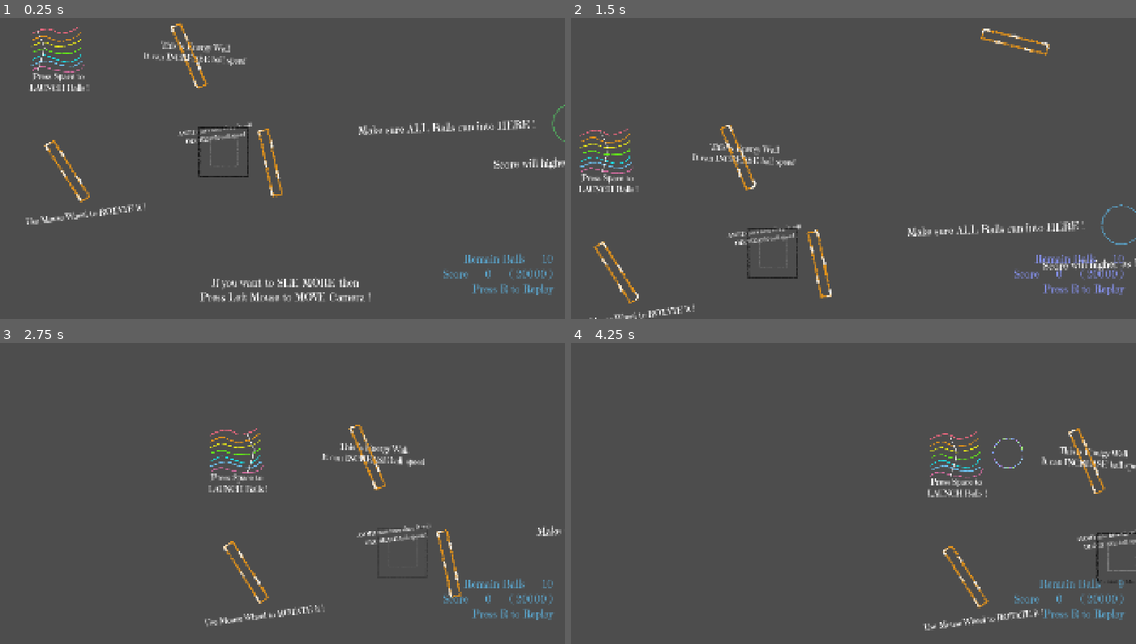
Above: before the commit, frames 1-4 (two rows, left to right).
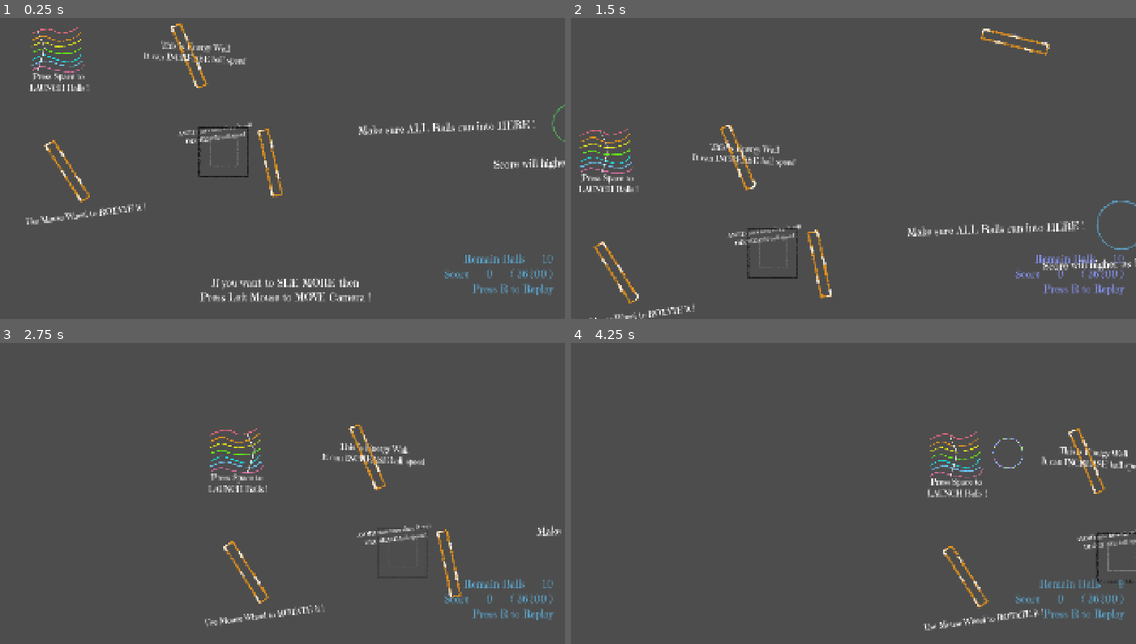
Above: after the commit, the same moments.

Repository: KuthorX/element-maze
Game: Godot game, scene res://node_2d.tscn
Same seed, same stepped clock (60 frames per second), same inputs: the game is played once before the commit and once after it.
Inputs (mouse positions are in pixels of both pictures, inside the frame that each line leads up to):
- Up to frame 1 (0.25 s): no input
- Up to frame 2 (1.5 s): tap R at 0.5, 1.25 s; drag from (763, 54) to (638, 171) at 0.52 s; drag from (723, 276) to (1023, 237) at 1.27 s
- Up to frame 3 (2.75 s): tap R at 2, 2.1 s; move the mouse to (248, 571) at 2.02 s; click (248, 571) at 2.17 s
- Up to frame 4 (4.25 s): tap R at 2.75, 3.5, 3.6 s; drag from (825, 547) to (972, 553) at 2.77 s; move the mouse to (1023, 532) at 3.52 s; click (1023, 532) at 3.67 s; tap Enter (ui_accept) at 3.77 s

The runs differ from the first frame. In frame 1, 0.2% of the frame differs, in the area x 78-97%, y 83-87%; in frame 2, 0.4%, in the area x 78-100%, y 60-87%; in frame 3, 0.2%; in frame 4, 0.2%.

Commit message:
fix: collision map

Diff:
--- a/node_2d.tscn
+++ b/node_2d.tscn
@@ -102,7 +102,7 @@
 [node name="TargetValue" type="Label" parent="CanvasLayer/LevelState/CommonLabelGroup/VBoxContainer/Score"]
 layout_mode = 2
 theme = ExtResource("4_hqns4")
-text = "( 20000 )"
+text = "( 36200 )"
 
 [node name="Label" type="Label" parent="CanvasLayer/LevelState/CommonLabelGroup/VBoxContainer"]
 layout_mode = 2
@@ -190,6 +190,8 @@
 position = Vector2(1944.0001, 412.00003)
 rotation = -0.0025059893
 scale = Vector2(0.1, 0.1)
+collision_mask = 3
+priority = 99
 script = ExtResource("3_4d7sh")
 gradient_colors = Array[Color]([Color(0.3215116, 0.69067013, 0.37347743, 1), Color(0.35421458, 0.6346909, 0.7854926, 1), Color(0.5170341, 0.561762, 0.9152247, 1), Color(0.3529412, 0.63529414, 0.78431374, 1)])
 scale_values = Array[float]([0.8, 1.0, 1.2, 1.0])
--- a/project.godot
+++ b/project.godot
@@ -14,8 +14,6 @@
 config/version="0.0.1"
 run/main_scene="uid://l5rjn8rcbgs7"
 config/features=PackedStringArray("4.5", "Forward Plus")
-boot_splash/bg_color=Color(0.73333335, 0.73333335, 0.73333335, 1)
-boot_splash/image="uid://cygvgtb2efe2g"
 config/icon="uid://mr4koh3ldq81"
 
 [display]
--- a/scripts/DestinationCircle.gd
+++ b/scripts/DestinationCircle.gd
@@ -3,7 +3,7 @@
 @export var hue_step: float = 1.0  # 颜色变化速度
 @export var gradient_colors: Array[Color] = []  # 颜色渐变数组
 @export var scale_values: Array[float] = [0.8, 1.0, 1.2]  # 离散缩放值
-@export var scale_step: float = 0.5  # 缩放变化速度
+@export var scale_step: float = 1  # 缩放变化速度
 @export var snap_distance_px: float = 0.0  # 吸附距离（像素）
 @export var move_duration: float = 1.0  # 吸入效果持续时间（秒）
 
Not shown, changed: export_presets.cfg
